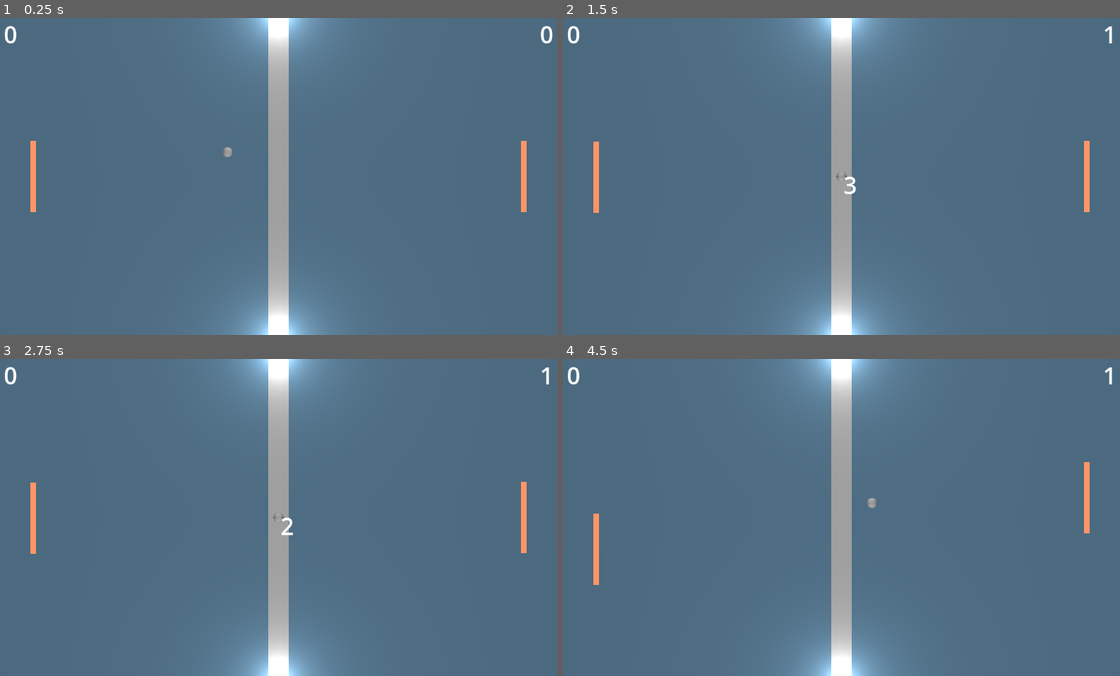
Above: before the commit, frames 1-4 (two rows, left to right).
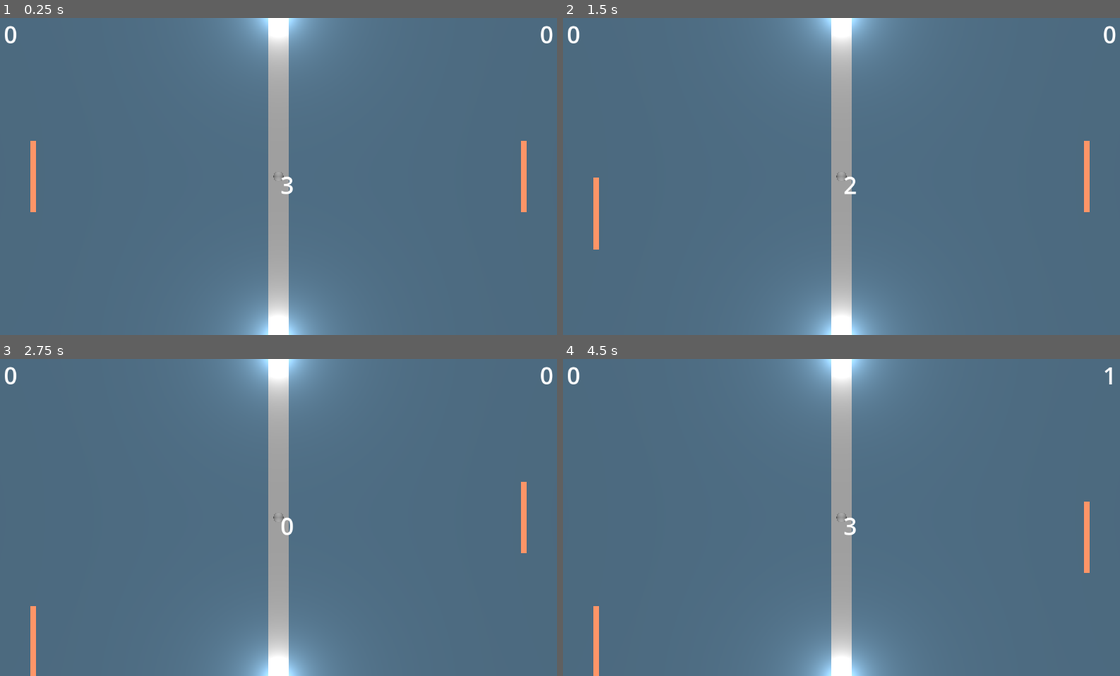
Above: after the commit, the same moments.

Repository: Eryans/godot_pong
Game: Godot game, scene res://scenes/main.tscn
The game is run twice, just before and just after one commit, with the same random seed, the same clock (stepped at 60 frames per second) and the same inputs.
Inputs:
- Up to frame 1 (0.25 s): no input
- Up to frame 2 (1.5 s): hold Up (ui_up) 0.53-1.28 s; hold S (down) from 1.28 s (still down)
- Up to frame 3 (2.75 s): tap Enter at 2 s; release S (down) at 2.03 s; hold Up (ui_up) from 2.03 s (still down)
- Up to frame 4 (4.5 s): tap Space at 3.5 s; release Up (ui_up) at 3.53 s; hold S (down) from 3.53 s (still down)

The runs differ from the first frame. In frame 1, 0.1% of the frame differs, in the area x 39-53%, y 40-56%; in frame 2, 0.4%; in frame 3, 0.6%; in frame 4, 0.8%, in the area x 5-95%, y 32-100%.

Commit message:
refactor: ♻️ reworked round timer
Timer now start at first round, game isn't paused anymore and only the ball and bonus manager is stoped, player can still move during the timer

Diff:
--- a/entities/ball/ball.gd
+++ b/entities/ball/ball.gd
@@ -4,7 +4,7 @@
 @export var base_speed: float = 10.0;
 @export var bounce_speed_increase: float = .5;
 
-@onready var speed: float = base_speed;
+@onready var speed: float = 0;
 @onready var _acceleration_bonus_timer: Timer = Timer.new()
 
 var current_speed_save: float;
@@ -20,6 +20,9 @@
 	_acceleration_bonus_timer.one_shot = true;
 	_acceleration_bonus_timer.timeout.connect(_on_acceleration_timer_timeout)
 	BonusManager.activate_acceleration_bonus.connect(_on_acceleration_bonus)
+	EventManager.goal.connect(_on_goal);
+	GameManager.new_round_timer_timeout.connect(_on_new_round_timer_timeout);
+
 
 func _physics_process(delta: float) -> void:
 	global_position += Vector3(direction.x, global_position.y, direction.y) * speed * delta;
@@ -43,7 +46,6 @@
 
 func reset() -> void:
 	global_position = Vector3.ZERO;
-	speed = base_speed;
 
 func _on_acceleration_bonus(_paddle_who_hit: Enums.PlayerTagEnum) -> void:
 	current_speed_save = speed;
@@ -53,3 +55,11 @@
 
 func _on_acceleration_timer_timeout() -> void:
 	speed = current_speed_save
+
+func _on_goal(_player: Enums.PlayerTagEnum) -> void:
+	speed = 0;
+	direction.y = rdm.randf_range(-1, 1)
+	direction.x = 1 if _player == Enums.PlayerTagEnum.A else -1
+	direction = direction.normalized()
+func _on_new_round_timer_timeout() -> void:
+	speed = base_speed
--- a/entities/score_zone/score_zone.gd
+++ b/entities/score_zone/score_zone.gd
@@ -8,7 +8,6 @@
 func on_area_entered(area: Area3D) -> void:
 	if (area is Ball):
 		var ball: Ball = area;
-		ball.direction.x = - ball.direction.x;
 		ball.reset();
 		EventManager.goal_emit(player_goal);
 	pass
--- a/main_scripts/ai.gd
+++ b/main_scripts/ai.gd
@@ -8,7 +8,7 @@
 @export var is_two_player_mode: bool = false
 @export var _ai_precision_margin: float = .1
 @export_range(.1, 1) var _ai_speed: float = .9;
-@export_range(.1, 1) var ai_max_think_time: float = .75;
+@export_range(.1, 4) var ai_max_think_time: float = .75;
 
 @onready var rng: RandomNumberGenerator = RandomNumberGenerator.new();
 @onready var _target: Vector3 = Vector3.ZERO;
--- a/main_scripts/bonus_manager.gd
+++ b/main_scripts/bonus_manager.gd
@@ -25,6 +25,9 @@
 	_spawn_timer.one_shot = true;
 	_spawn_timer.start(rng.randf_range(5, 10))
 	bonus_was_hit.connect(_on_bonus_hit);
+	EventManager.goal.connect(_on_goal);
+	GameManager.new_round_timer_timeout.connect(_on_new_round_timer_timeout);
+
 
 func spawn() -> void:
 	var new_bonus: Bonus = bonus_scene.instantiate();
@@ -55,3 +58,9 @@
 
 func bonus_was_hit_emit(bonus: Bonus, paddle_who_hit: Enums.PlayerTagEnum) -> void:
 	bonus_was_hit.emit(bonus, paddle_who_hit);
+
+func _on_goal(_player) -> void:
+	_spawn_timer.paused = true
+
+func _on_new_round_timer_timeout() -> void:
+	_spawn_timer.paused = false
--- a/main_scripts/enums.gd
+++ b/main_scripts/enums.gd
@@ -2,4 +2,4 @@
 
 
 enum BallDirection {LEFT, RIGHT}
-enum PlayerTagEnum {A, B}
+enum PlayerTagEnum {A, B, NONE}
--- a/main_scripts/event_manager.gd
+++ b/main_scripts/event_manager.gd
@@ -9,3 +9,7 @@
 
 func ball_hitted_paddle_emit(player_tag: Enums.PlayerTagEnum) -> void:
     ball_hitted_paddle.emit(player_tag);
+
+func _ready() -> void:
+    goal.emit(Enums.PlayerTagEnum.NONE)
+    print("emit empty goal")
--- a/main_scripts/game_manager.gd
+++ b/main_scripts/game_manager.gd
@@ -14,10 +14,8 @@
 
 func _on_goal(_player_tag: Enums.PlayerTagEnum) -> void:
 	_new_round_timer.start(3)
-	get_tree().paused = true;
 
 func _on_new_round_timeout() -> void:
-	get_tree().paused = false;
 	new_round_timer_timeout.emit()
 
 func _process(_delta):
--- a/project.godot
+++ b/project.godot
@@ -18,10 +18,10 @@
 [autoload]
 
 Enums="*res://main_scripts/enums.gd"
+GameManager="*res://main_scripts/game_manager.gd"
 EventManager="*res://main_scripts/event_manager.gd"
 GameGlobal="*res://main_scripts/game_global.gd"
 BonusManager="*res://main_scripts/bonus_manager.gd"
-GameManager="*res://main_scripts/game_manager.gd"
 
 [input]
 
--- a/scenes/main.tscn
+++ b/scenes/main.tscn
@@ -41,6 +41,7 @@
 ai_paddle = NodePath("../Paddle2")
 ball = NodePath("../Ball")
 debug_mesh = NodePath("../DebugPoint")
+ai_max_think_time = 1.25
 
 [node name="Ball" parent="." instance=ExtResource("3_o6xl0")]
 
--- a/ui/ui.gd
+++ b/ui/ui.gd
@@ -15,7 +15,7 @@
 	if (goal_hit == Enums.PlayerTagEnum.A):
 		GameGlobal.player_B_score += 1;
 		text_player_B_score.text = str(GameGlobal.player_B_score);
-	else:
+	elif (goal_hit == Enums.PlayerTagEnum.B):
 		GameGlobal.player_A_score += 1;
 		text_player_A_score.text = str(GameGlobal.player_A_score);
 
